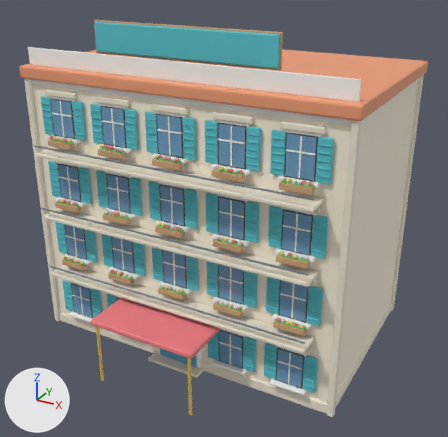
Renders of the Blender file source-art/bayview/hotel.blend from each side of a commit.
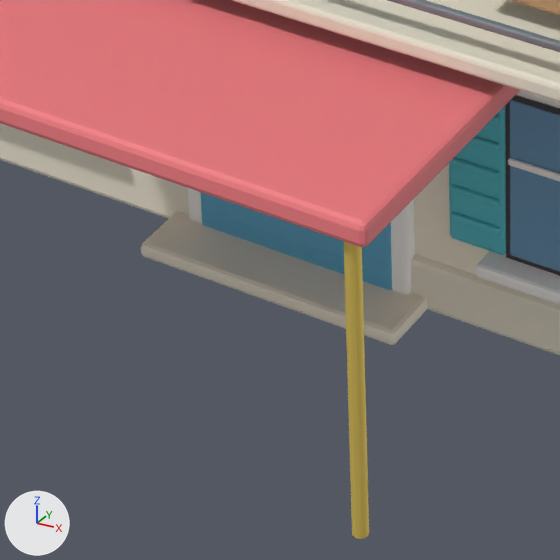
Each version is shown whole from a 50 mm camera at (14.43, -26.59, 19.24) aimed at (0.7, -1.62, 6.75), then close up on the part from 27% to 51% of the width and 71% to 96% of the height. The axes (+X, +Y, +Z) are drawn at lower left. The lights are the same throughout. The older version's two pictures come first.

In view in the first close-up: 'Visual'.
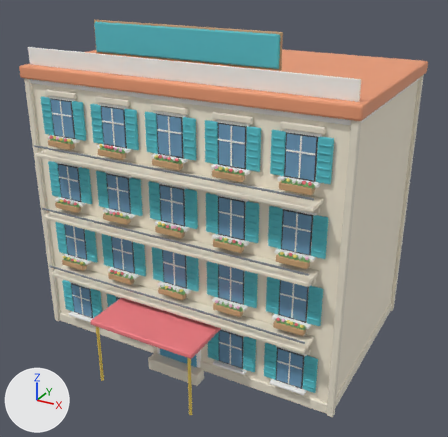
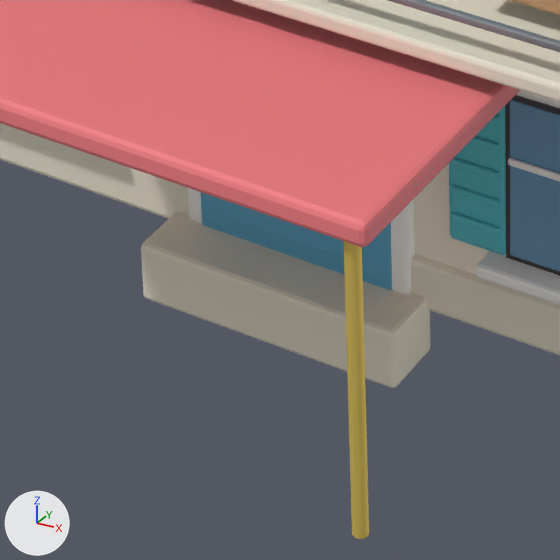
Pixel boxes (x1, y1, x2, y2) of what changed, in the close-ups (560 x 560 px; the box of a moved part takes in the faces that stretch with it):
part 1 of me_cube, moved or reshaped
    before: (141, 248, 144, 256)
    after: (141, 248, 146, 298)
part 2 of me_cube, moved or reshaped
    before: (143, 250, 428, 345)
    after: (143, 250, 430, 388)

What changed in the scene script:
```text
Change me_cube:
    used by ob_visual; location = (0.0, 0.0, 6.75)
    remove me_cube.from_pydata(...)  # 23868 vertices, 24510 faces; spans x -8.3..8.3, y -8.2..5.3, z -6.8..9.5
    add me_cube.from_pydata(...)  # 23868 vertices, 24510 faces; spans x -8.3..8.3, y -8.2..5.3, z -7.2..9.5
    me_cube part 1: all 14 vertices in x -1.5..-1.4, y -5.7..-5.0, z -6.8..-6.7 are moved by (0.0, 0.0, -0.5)
    me_cube part 2: all 14 vertices in x 1.4..1.5, y -5.7..-5.0, z -6.8..-6.7 are moved by (0.0, 0.0, -0.5)
```
